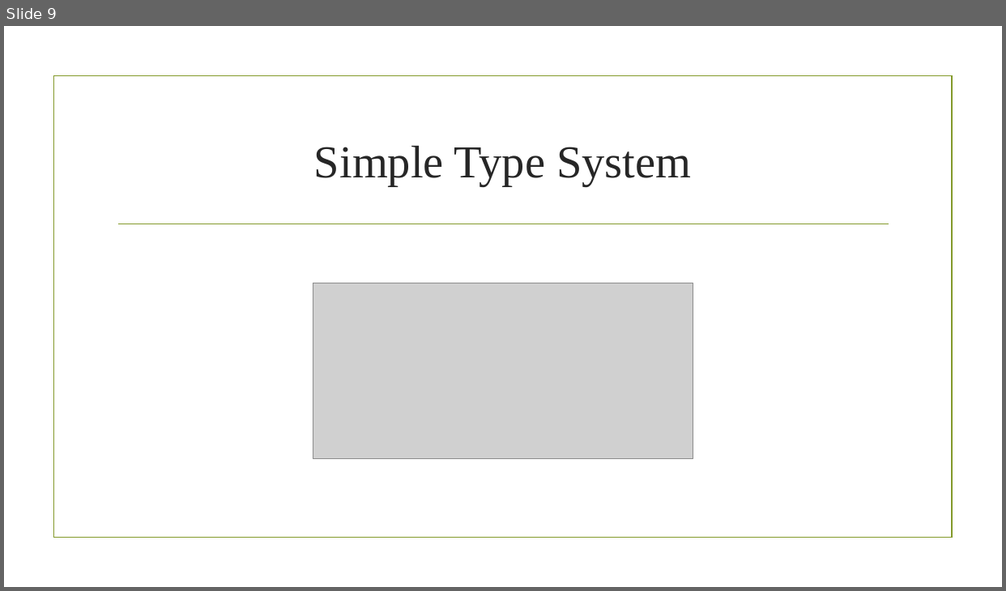
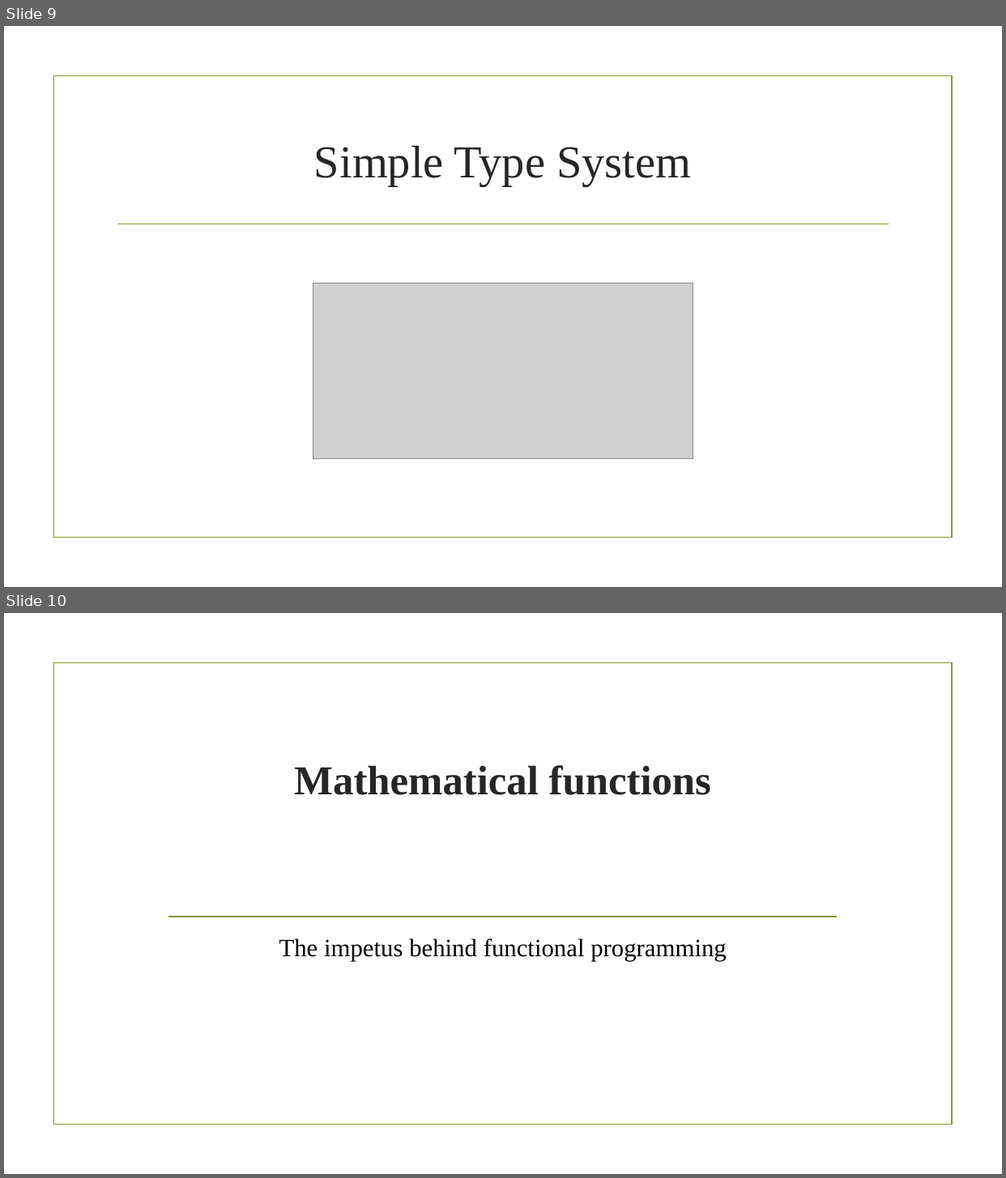
Before and after one commit to stephl001/LearningFSharp, a slide deck: LEarningFSharp.pptx. Shown one above the other, each under a label of ours: slide 9 before the commit, slides 9 and 10 after it. The pictures are 1006x591 and 1006x1178 pixels, drawn with LibreOffice and Linux fonts; fonts in the diff are those of the drawing; grey boxes stand for pictures; background and template pictures are left out. Boxes give left, top, right and bottom in pixels: in the first picture for what was removed or moved away, otherwise in the second. Text is boxed around its words. In the diff, an @@ line names an element or a change of style, - is before the commit and + after.

Commit message:
Write the functions tutorial

```diff
--- a/LEarningFSharp.pptx
+++ b/LEarningFSharp.pptx
@@ slide 10 added at [4, 613, 1002, 1174], background picture (left out); not listed: 1 template element that a slide beside it also shows @@
@@ title added at [294, 765, 711, 795], 39.6 pt, text #262626, bold @@
+Mathematical functions
@@ line added from (168, 917) to (837, 917), #83992A 1.25 pt @@
@@ text added at [279, 939, 727, 961], 24 pt, text #000000 @@
+The impetus behind functional programming
```
Also in this commit, not shown: 1 other slide added, 1 other file.
